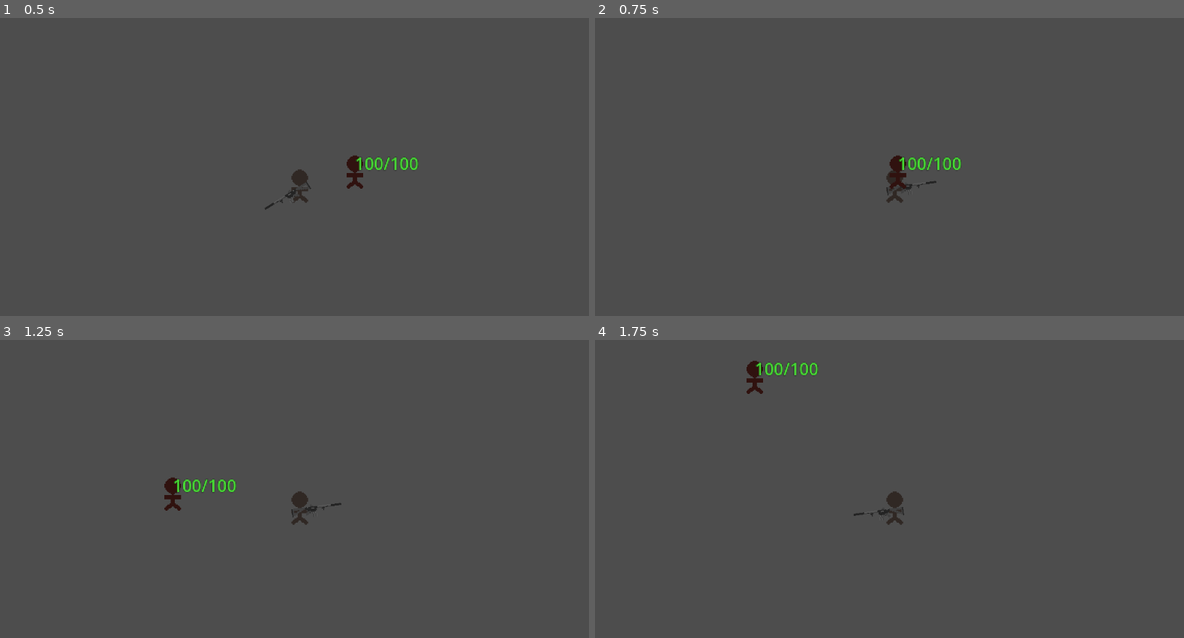
Above: before the commit, frames 1-4 (two rows, left to right).
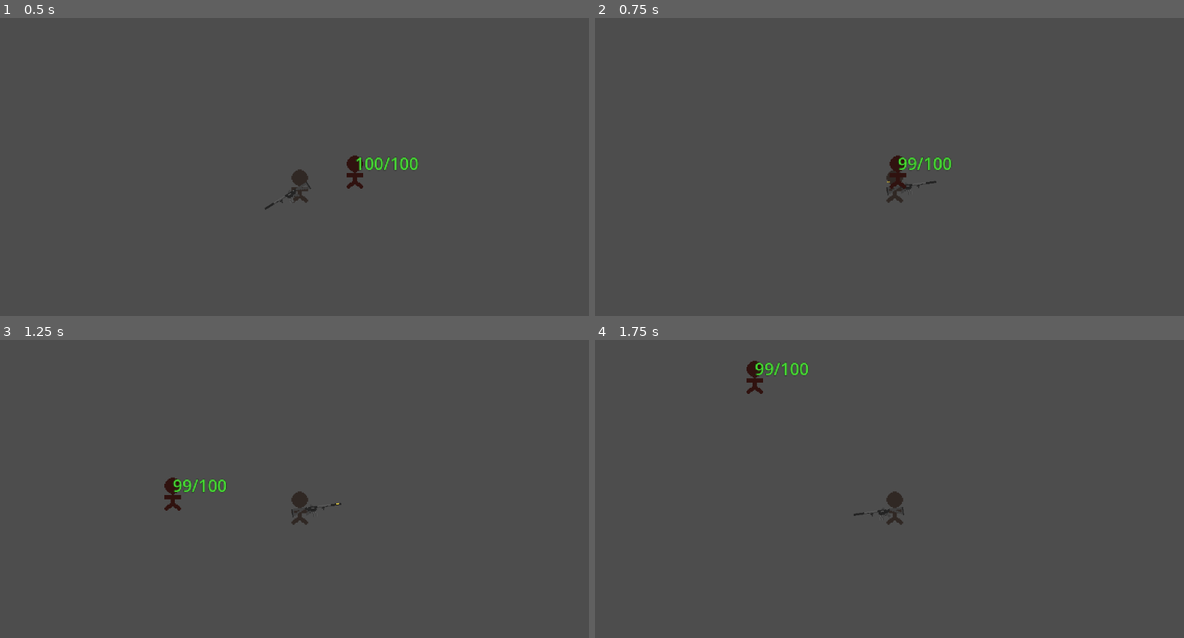
Above: after the commit, the same moments.

Repository: ExHilEr8/Personal-Game-Jam
Game: Godot game, scene res://scenes/main.tscn
Two runs of this game, one before a commit and one after it. Both use one fixed random seed, a clock stepped at 60 frames per second and the inputs below. Sound files missing from this copy of the repository are replaced by a short silence.
Inputs (mouse positions are in pixels of both pictures, inside the frame that each line leads up to):
- Up to frame 1 (0.5 s): no input
- Up to frame 2 (0.75 s): tap Enter at 0.5 s; move the mouse to (1024, 169) at 0.52 s; press the mouse at (1024, 169) at 0.53 s; hold D (move_right) from 0.53 s (still down)
- Up to frame 3 (1.25 s): keep holding D (move_right)
- Up to frame 4 (1.75 s): move the mouse to (777, 524) at 1.27 s; release D (move_right) at 1.28 s; release the mouse at (777, 524) at 1.28 s; hold S (move_down) from 1.28 s (still down); click (777, 524) at 1.35 s

Frame 1 is identical in both runs. In frame 2, 0.2% of the frame differs, in the area x 49-63%, y 46-56%; in frame 3, 0.2%, in the area x 29-58%, y 46-56%; in frame 4, 0.2%.

Commit message:
Separate projectile related stats onto projectiles

Diff:
--- a/scenes/PhysicsProjectile.gd
+++ b/scenes/PhysicsProjectile.gd
@@ -1,4 +1,7 @@
 class_name PhysicsProjectile extends Projectile
+
+@export_category("Projectile Stats")
+@export var projectile_speed: float = float(550)
 
 func _on_body_entered(body:Node):
 	var bullet_global_position = get_global_position()
--- a/scenes/Projectile.gd
+++ b/scenes/Projectile.gd
@@ -1,4 +1,8 @@
 class_name Projectile extends Node2D
+
+@export_category("Projectile Stats")
+@export var damage: float = float(1)
+@export var ammo_per_shot: int = int(1)
 
 @export_category("Animation")
 @export var impact_animator: PackedScene
--- a/scenes/Weapon.gd
+++ b/scenes/Weapon.gd
@@ -2,13 +2,10 @@
 
 
 @export_category("Weapon Stats")
-@export var damage: float = float(1)
-@export var projectile_speed: float = float(550)
 @export var fire_rate: float = float(0.3)
 @export var reload_time: float = float(1)
 @export var magazine_size: int = int(30)
 @export var reserve_ammo: int = int(90)
-@export var ammo_per_shot: int = int(1)
 @export var is_burst_fire: bool = false
 @export var burst_amount: int = int(1)
 @export var burst_fire_rate: float = float(0.1)
@@ -23,6 +20,9 @@
 @export var physics_projectile: PackedScene
 @export var hitscan_projectile: PackedScene
 
+var hitscan_raycast: RayCast2D
+var hitscan_projectile_instance
+
 var burst_timer: Timer
 var is_bursting = false
 
@@ -39,9 +39,6 @@
 	set(value):
 		magazine_count = clamp(value, 0, 9223372036854775807)
 
-var hitscan_raycast: RayCast2D
-var hitscan_projectile_instance
-
 var can_fire = true :
 	get:
 		return can_fire
@@ -71,6 +68,7 @@
 	if(hitscan_projectile != null):
 		hitscan_projectile_instance = hitscan_projectile.instantiate()
 		add_child(hitscan_projectile_instance)
+		hitscan_projectile_instance.enemy_hit.connect(_on_enemy_hit)
 
 
 func initialize_raycast() -> RayCast2D:
@@ -115,7 +113,7 @@
 				determine_can_fire()
 
 				if is_hitscan == false:
-					fire_projectile(physics_projectile, projectile_speed, $BulletInstancePoint.get_global_position())
+					fire_projectile(physics_projectile, $BulletInstancePoint.get_global_position())
 				else:
 					fire_hitscan(hitscan_raycast)
 
@@ -128,23 +126,23 @@
 			fire_hitscan(hitscan_raycast)
 
 		else:
-			fire_projectile(physics_projectile, projectile_speed, $BulletInstancePoint.get_global_position())
+			fire_projectile(physics_projectile, $BulletInstancePoint.get_global_position())
 
 		fire_rate_timer.start(fire_rate)
 		print("fire", magazine_count, "/", magazine_size)
 
 # fire_projectile() uses the physics_projectile: PackedScene which is generally provided
 #	in the editor per gun. See PhysicsProjectilePrefab.tscn for more info
-func fire_projectile(projectile_scene: PackedScene, speed: float, projectile_start_point: Vector2):
+func fire_projectile(projectile_scene: PackedScene, projectile_start_point: Vector2):
 	var projectile_instance = projectile_scene.instantiate()
 	projectile_instance.position = projectile_start_point
 	projectile_instance.rotation = global_rotation
-	projectile_instance.apply_impulse(Vector2(speed, 0).rotated(global_rotation), Vector2())
+	projectile_instance.apply_impulse(Vector2(projectile_instance.projectile_speed, 0).rotated(global_rotation), Vector2())
 	get_tree().get_root().add_child(projectile_instance)
 
 	projectile_instance.enemy_hit.connect(_on_enemy_hit)
 
-	magazine_count -= ammo_per_shot
+	magazine_count -= projectile_instance.ammo_per_shot
 
 # fire_hitscan() uses the hitscan_projectile: PackedScene which is generally provided
 #	in the editor per gun. See HitscanProjectilePrefab.tscn for more info
@@ -156,7 +154,7 @@
 		hitscan_projectile_instance.on_collision(collider, collision_point, collision_rotation)
 		print(collider)
 
-	magazine_count -= ammo_per_shot
+	magazine_count -= hitscan_projectile_instance.ammo_per_shot
 
 func _reload_timer_finished():
 	reload()
@@ -184,10 +182,12 @@
 	return timer
 
 func _on_enemy_hit(hit_position: Vector2, enemy: Node, projectile):
-	damage_enemy(damage, enemy)
-	projectile.queue_free()
-
-func damage_enemy(damage, enemy) -> void:
+	damage_enemy(enemy, projectile.damage)
+
+	if is_hitscan == false:
+		projectile.queue_free()
+
+func damage_enemy(enemy, damage) -> void:
 	enemy.take_damage(damage)
 
 func determine_can_fire():
--- a/scenes/main.tscn
+++ b/scenes/main.tscn
@@ -22,11 +22,7 @@
 
 [node name="Weapon" parent="Player/WeaponContainer" instance=ExtResource("3_tawrs")]
 position = Vector2(16, 4)
-damage = 5.0
-projectile_speed = 1200.0
-is_burst_fire = true
-burst_amount = 3
-is_hitscan = true
+projectile_speed = 550.0
 physics_projectile = ExtResource("4_y0fn3")
 hitscan_projectile = ExtResource("5_tdcqm")
 
--- a/scenes/physics_projectiles/m4bullet.tscn
+++ b/scenes/physics_projectiles/m4bullet.tscn
@@ -15,6 +15,7 @@
 max_contacts_reported = 999
 contact_monitor = true
 script = ExtResource("1_mvj12")
+projectile_speed = 1400.0
 impact_animator = ExtResource("2_juq4l")
 impact_sound = ExtResource("3_qnwr5")
 sound_volume = -15.0
